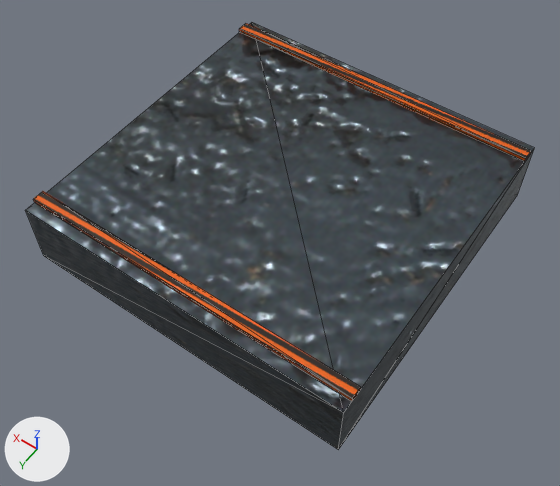
The glTF model assets/world/aetherfall/models/connector_ramp.glb as it was, and as the next commit left it.
Both versions are drawn from a camera (50 mm lens) standing at (-0.825, 1.196, 1.569) and looking at (-0.024, 0.074, -0.194). The lights are fixed; the arrows at lower left show +X, +Y and +Z. The older version comes first. Mesh edges are drawn as thin lines.

Before the edit, the objects in view are built like this:
```python
me_cube = bpy.data.meshes.new('Cube')
me_cube.from_pydata(...)  # a box spanning x -0.5..0.5, y -0.5..0.5, z -0.1..0.1
me_cube.materials.append(mat_rampsteel)
me_cube_001 = bpy.data.meshes.new('Cube.001')
me_cube_001.from_pydata(...)  # a box spanning x -0.5..0.5, y -0.018..0.018, z -0.007..0.007
me_cube_001.materials.append(mat_ramphazard)
me_cube_002 = bpy.data.meshes.new('Cube.002')
me_cube_002.from_pydata(...)  # a box spanning x -0.5..0.5, y -0.018..0.018, z -0.007..0.007
me_cube_002.materials.append(mat_ramphazard)
ob_rampdeck = bpy.data.objects.new('RampDeck', me_cube)
ob_rampdeck.location = (0.0, 0.0, -0.1)
ob_safetystripe = bpy.data.objects.new('SafetyStripe', me_cube_001)
ob_safetystripe.location = (0.0, 0.45, 0.007)
ob_safetystripe_001 = bpy.data.objects.new('SafetyStripe.001', me_cube_002)
ob_safetystripe_001.location = (0.0, -0.45, 0.007)
```
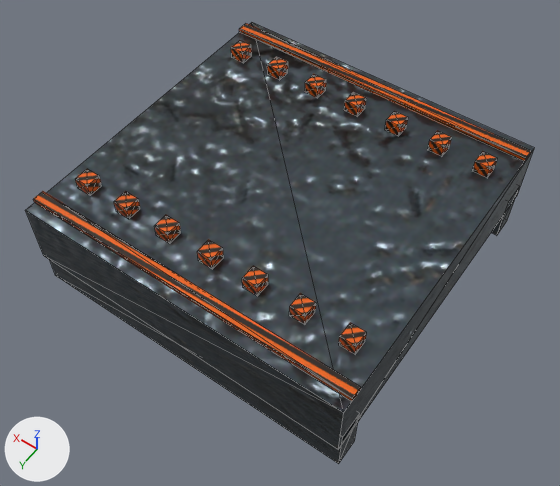
Changed parts and their boxes (x1, y1, x2, y2) in the pictures (560 x 486 px):
'RampSideChord-0.45', added: after (50, 260, 359, 464)
'RampBolt0-0.34', added (orange): after (339, 323, 367, 354)
'RampBolt1-0.34', added (brown): after (289, 293, 316, 324)
'RampBolt2-0.34', added (brown): after (242, 266, 268, 296)
'RampBolt3-0.34', added (brown): after (197, 240, 223, 269)
'RampBolt4-0.34', added (brown): after (154, 215, 181, 243)
'RampBolt5-0.34', added (brown): after (114, 191, 140, 219)
'RampBolt6-0.34', added (brown): after (75, 169, 102, 195)
'RampBolt00.34', added: after (473, 152, 498, 177)
'RampBolt10.34', added: after (428, 131, 452, 156)
'RampBolt20.34', added: after (385, 111, 408, 136)
'RampBolt30.34', added: after (344, 92, 366, 116)
'RampBolt40.34', added: after (305, 74, 326, 98)
'RampBolt50.34', added: after (267, 57, 288, 80)
'RampBolt60.34', added: after (231, 40, 252, 63)
'RampSideChord0.45', added: after (491, 189, 518, 235)

The edits, one by one:
Mesh me_cube_025 is new.
It is a box spanning x -0.0225..0.0225, y -0.0225..0.0225, z -0.02..0.02.
It uses material mat_ramphazard.
Mesh me_cube_003 is new.
It is a box spanning x -0.5..0.5, y -0.038..0.038, z -0.08..0.08.
It uses material mat_rampsteel.
Object 'RampBolt60.34' (ob_rampbolt60_34) is new; it shows me_cube_025.
Its location is (0.42, -0.34, 0.018).
Object 'RampBolt6-0.34' (ob_rampbolt6_0_34) is new; it shows a copy of me_cube_025.
Its location is (0.42, 0.34, 0.018).
Object 'RampBolt50.34' (ob_rampbolt50_34) is new; it shows a copy of me_cube_025.
Its location is (0.28, -0.34, 0.018).
Object 'RampBolt5-0.34' (ob_rampbolt5_0_34) is new; it shows a copy of me_cube_025.
Its location is (0.28, 0.34, 0.018).
Object 'RampBolt40.34' (ob_rampbolt40_34) is new; it shows a copy of me_cube_025.
Its location is (0.14, -0.34, 0.018).
Object 'RampBolt4-0.34' (ob_rampbolt4_0_34) is new; it shows a copy of me_cube_025.
Its location is (0.14, 0.34, 0.018).
Object 'RampBolt30.34' (ob_rampbolt30_34) is new; it shows a copy of me_cube_025.
Its location is (0.0, -0.34, 0.018).
Object 'RampBolt3-0.34' (ob_rampbolt3_0_34) is new; it shows a copy of me_cube_025.
Its location is (0.0, 0.34, 0.018).
Object 'RampBolt20.34' (ob_rampbolt20_34) is new; it shows a copy of me_cube_025.
Its location is (-0.14, -0.34, 0.018).
Object 'RampBolt2-0.34' (ob_rampbolt2_0_34) is new; it shows a copy of me_cube_025.
Its location is (-0.14, 0.34, 0.018).
Object 'RampBolt10.34' (ob_rampbolt10_34) is new; it shows a copy of me_cube_025.
Its location is (-0.28, -0.34, 0.018).
Object 'RampBolt1-0.34' (ob_rampbolt1_0_34) is new; it shows a copy of me_cube_025.
Its location is (-0.28, 0.34, 0.018).
Object 'RampBolt00.34' (ob_rampbolt00_34) is new; it shows a copy of me_cube_025.
Its location is (-0.42, -0.34, 0.018).
Object 'RampBolt0-0.34' (ob_rampbolt0_0_34) is new; it shows a copy of me_cube_025.
Its location is (-0.42, 0.34, 0.018).
Object 'RampSideChord0.45' (ob_rampsidechord0_45) is new; it shows me_cube_003.
Its location is (0.0, -0.45, -0.23).
Object 'RampSideChord-0.45' (ob_rampsidechord_0_45) is new; it shows a copy of me_cube_003.
Its location is (0.0, 0.45, -0.23).
